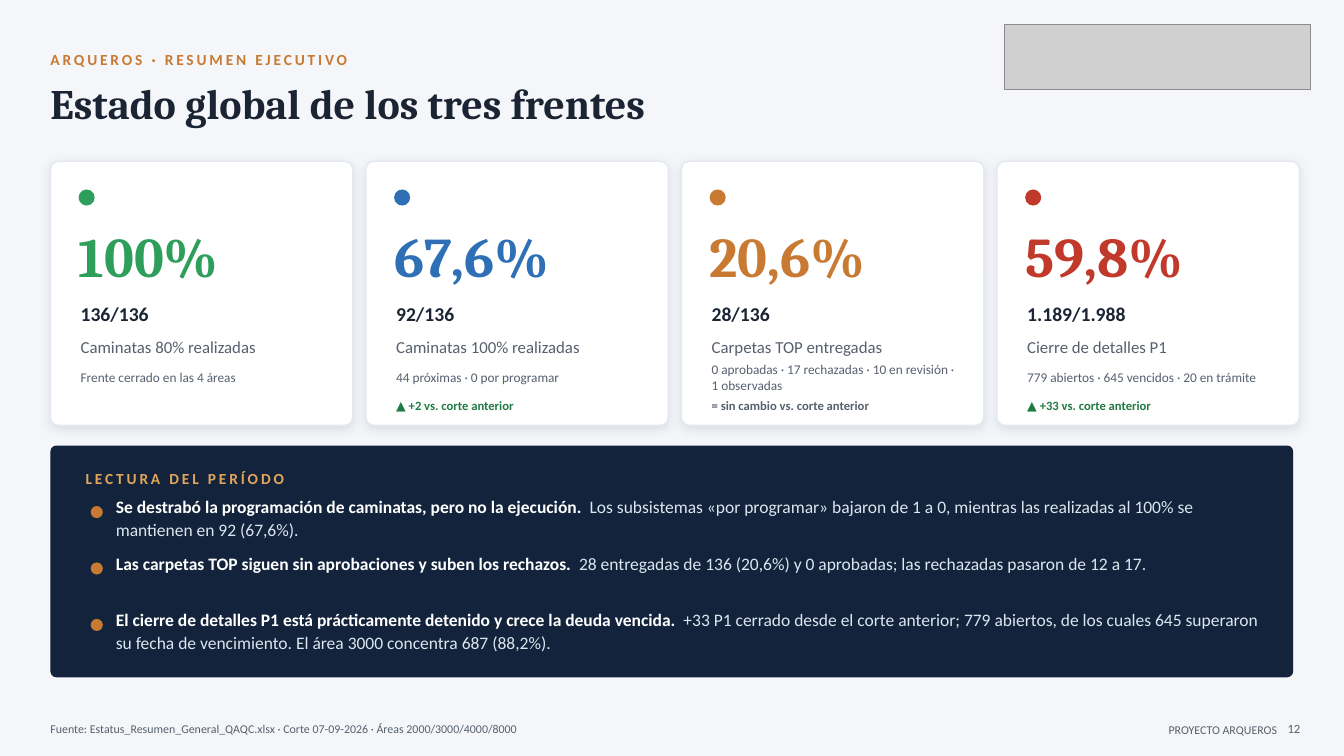
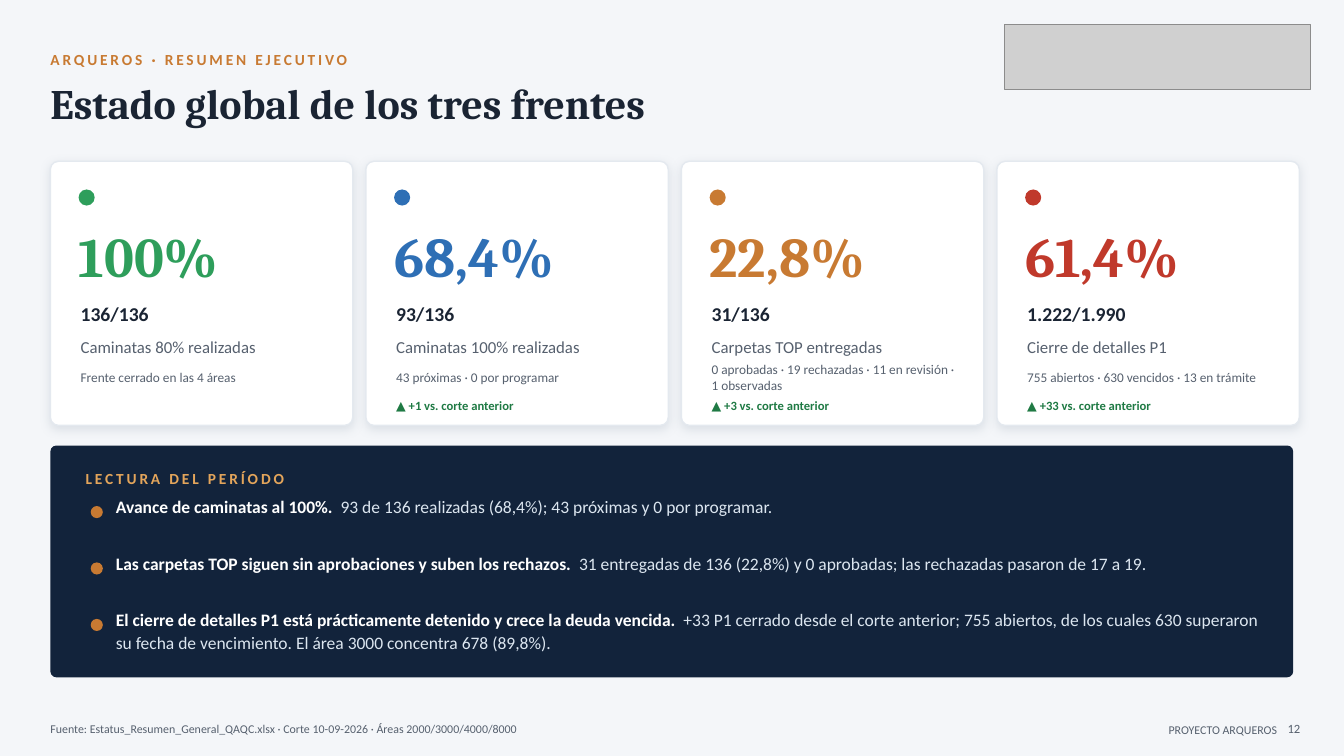
Before and after one commit to tdkvalex/Dashboard-HSEQ, a slide deck: slide 12 of panel_control_TOP_P1/Panel_Control_TOP_P1.pptx. Drawn at 1344x756 pixels with LibreOffice and Linux fonts; fonts in the diff are those of the drawing; grey boxes stand for pictures. Boxes give left, top, right and bottom in pixels: in the first picture for what was removed or moved away, otherwise in the second. Text is boxed around its words. In the diff, an @@ line names an element or a change of style, - is before the commit and + after.

```diff
--- a/panel_control_TOP_P1/Panel_Control_TOP_P1.pptx
+++ b/panel_control_TOP_P1/Panel_Control_TOP_P1.pptx
@@ text at [394, 239, 554, 285]: text changed @@
-67,6%
+68,4%
@@ text at [710, 239, 866, 285]: text changed @@
-20,6%
+22,8%
@@ text at [1025, 239, 1179, 285]: text changed @@
-59,8%
+61,4%
@@ text at [396, 307, 454, 322]: text changed @@
-92/136
+93/136
@@ text at [712, 307, 770, 322]: text changed @@
-28/136
+31/136
@@ text at [1027, 307, 1125, 322]: text changed @@
-1.189/1.988
+1.222/1.990
@@ text at [396, 373, 559, 385]: text changed @@
-44 próximas · 0 por programar
+43 próximas · 0 por programar
@@ text at [712, 365, 948, 390]: text changed @@
-0 aprobadas · 17 rechazadas · 10 en revisión · 1 observadas
+0 aprobadas · 19 rechazadas · 11 en revisión · 1 observadas
@@ text at [1027, 373, 1256, 382]: text changed @@
-779 abiertos · 645 vencidos · 20 en trámite
+755 abiertos · 630 vencidos · 13 en trámite
@@ text at [409, 401, 513, 410]: text changed @@
-▲ +2 vs. corte anterior
+▲ +1 vs. corte anterior
@@ text at [724, 401, 829, 410]: text changed; text colour #56606E to #1F7A44 @@
-= sin cambio vs. corte anterior
+▲ +3 vs. corte anterior
@@ text at [116, 500, 773, 516]: text changed @@
-Se destrabó la programación de caminatas, pero no la ejecución. Los subsistemas «por programar» bajaron de 1 a 0, mientras las realizadas al 100% se mantienen en 92 (67,6%).
+Avance de caminatas al 100%. 93 de 136 realizadas (68,4%); 43 próximas y 0 por programar.
@@ text at [116, 557, 1146, 573]: text changed @@
-Las carpetas TOP siguen sin aprobaciones y suben los rechazos. 28 entregadas de 136 (20,6%) y 0 aprobadas; las rechazadas pasaron de 12 a 17.
+Las carpetas TOP siguen sin aprobaciones y suben los rechazos. 31 entregadas de 136 (22,8%) y 0 aprobadas; las rechazadas pasaron de 17 a 19.
@@ text at [116, 613, 1258, 652]: text changed @@
-El cierre de detalles P1 está prácticamente detenido y crece la deuda vencida. +33 P1 cerrado desde el corte anterior; 779 abiertos, de los cuales 645 superaron su fecha de vencimiento. El área 3000 concentra 687 (88,2%).
+El cierre de detalles P1 está prácticamente detenido y crece la deuda vencida. +33 P1 cerrado desde el corte anterior; 755 abiertos, de los cuales 630 superaron su fecha de vencimiento. El área 3000 concentra 678 (89,8%).
@@ text at [50, 723, 516, 735]: text changed @@
-Fuente: Estatus_Resumen_General_QAQC.xlsx · Corte 07-09-2026 · Áreas 2000/3000/4000/8000
+Fuente: Estatus_Resumen_General_QAQC.xlsx · Corte 10-09-2026 · Áreas 2000/3000/4000/8000
```
Also in this commit, not shown: 11 other slides changed, 5 other files.
